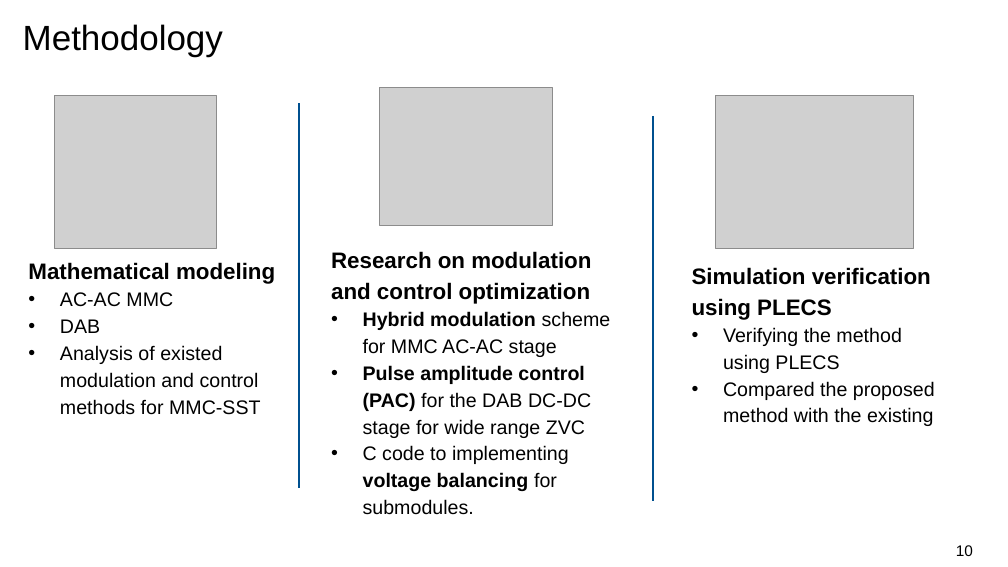
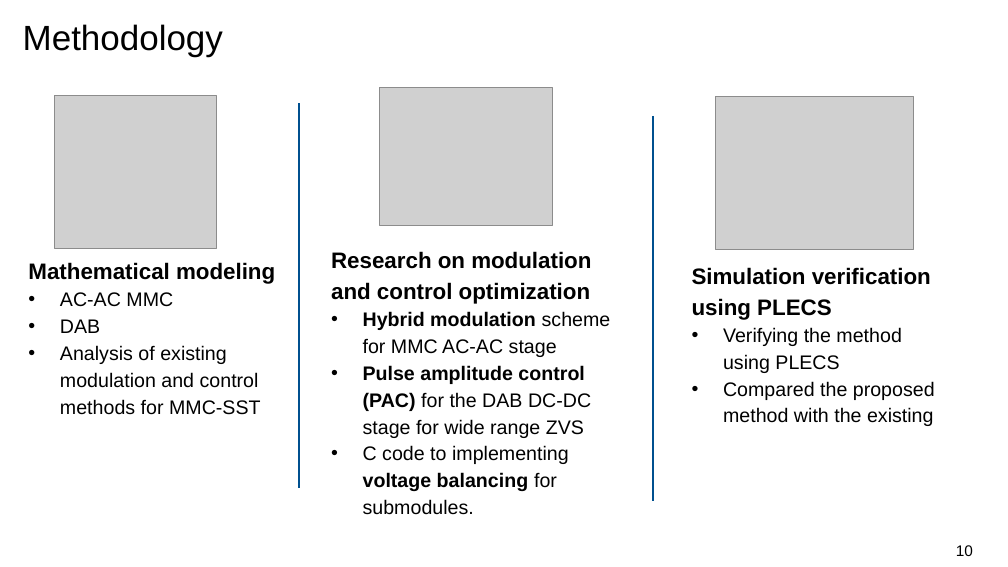
Before and after one commit to labourer-Lucas/master-thesis-SST-for-data-center, a slide deck: slide 10 of report/Initial report .pptx. Drawn at 1008x567 pixels with LibreOffice and Linux fonts; fonts in the diff are those of the drawing; grey boxes stand for pictures; background and template pictures are left out. Boxes give left, top, right and bottom in pixels: in the first picture for what was removed or moved away, otherwise in the second. Text is boxed around its words. In the diff, an @@ line names an element or a change of style, - is before the commit and + after.

```diff
--- a/report/Initial report .pptx
+++ b/report/Initial report .pptx
@@ text at [60, 345, 261, 415]: text changed @@
-• Analysis of existed modulation and control methods for MMC-SST
+• Analysis of existing modulation and control methods for MMC-SST
@@ text at [363, 365, 591, 438]: text changed @@
-• Pulse amplitude control (PAC) for the DAB DC-DC stage for wide range ZVC
+• Pulse amplitude control (PAC) for the DAB DC-DC stage for wide range ZVS
```
Also in this commit, not shown: 7 other slides changed, 59 other files.
